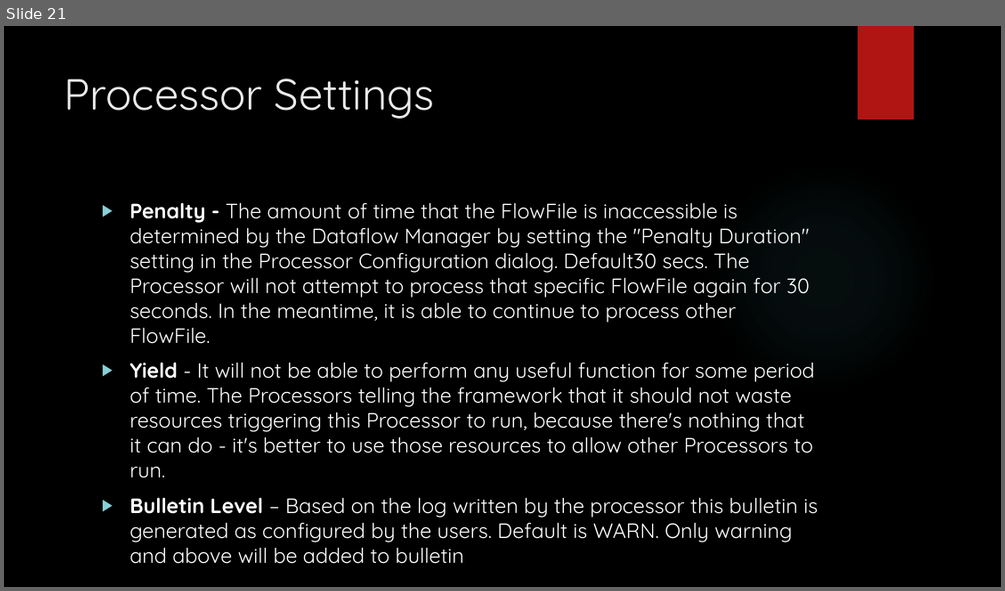
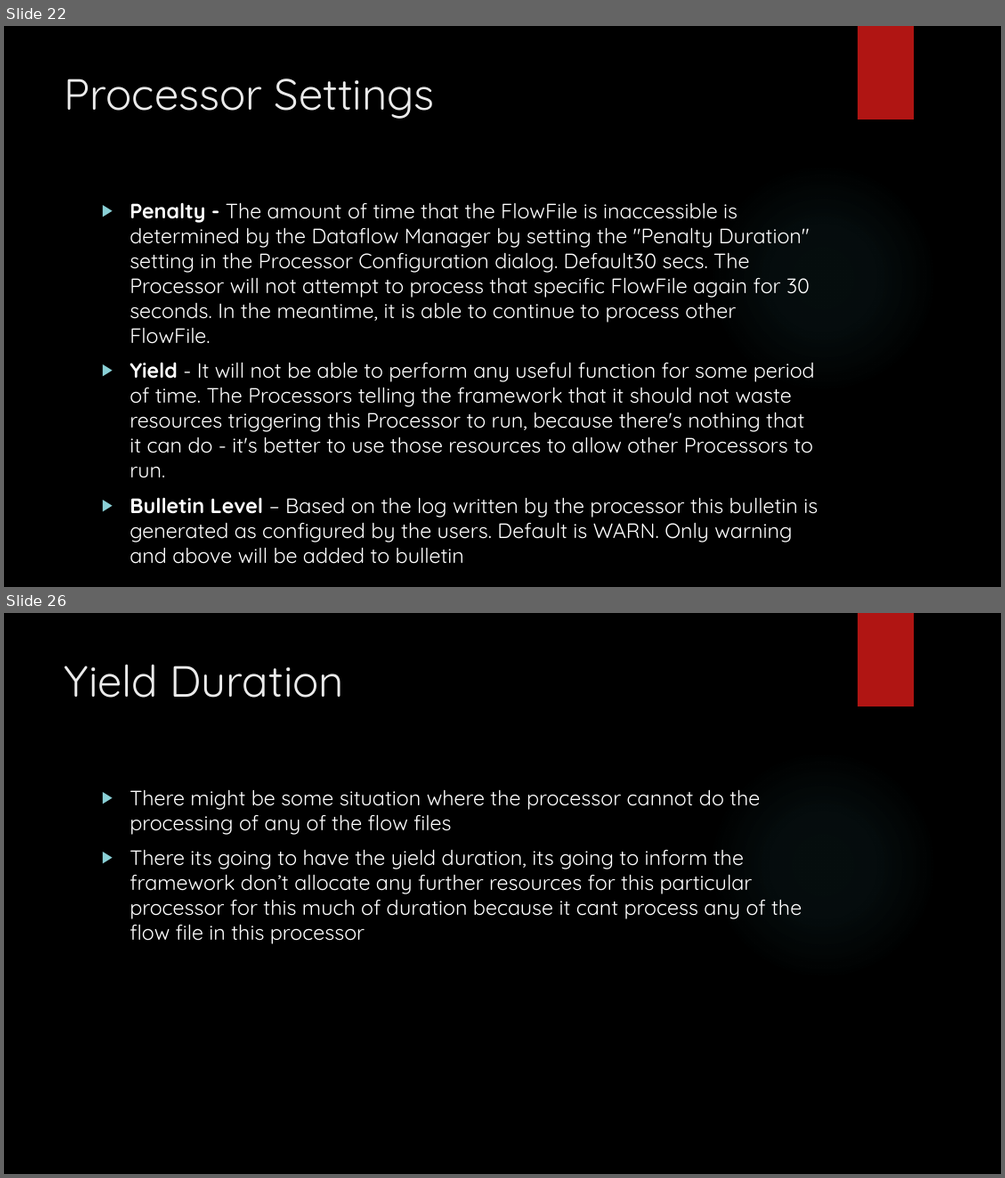
Before and after one commit to karthick1808/apachenifi, a slide deck: Apache Nifi.pptx. Shown one above the other, each under a label of ours: slide 21 before the commit, slides 22 and 26 after it; the slides between them are not shown. The pictures are 1005x591 and 1005x1178 pixels, drawn with LibreOffice and Linux fonts; fonts in the diff are those of the drawing; background and template pictures are left out. Boxes give left, top, right and bottom in pixels: in the first picture for what was removed or moved away, otherwise in the second. Text is boxed around its words. In the diff, an @@ line names an element or a change of style, - is before the commit and + after.

```diff
--- a/Apache Nifi.pptx
+++ b/Apache Nifi.pptx
@@ slide 26 added at (x1=4, y1=613, x2=1001, y2=1174), background picture (left out); not listed: 2 template elements that a slide beside it also shows @@
@@ title added at (x1=65, y1=664, x2=345, y2=698), 42 pt, text #EBEBEB @@
+Yield Duration
@@ text added at (x1=129, y1=789, x2=801, y2=944), 20 pt, text #FFFFFF @@
+▶ There might be some situation where the processor cannot do the processing of any of the flow files
+▶ There its going to have the yield duration, its going to inform the framework don’t allocate any further resources for this particular processor for this much of duration because it cant process any of the flow file in this processor
@@ what was slide 21 is now slide 22 @@
```
Also in this commit, not shown: 1 slide changed, 10 other slides added.
